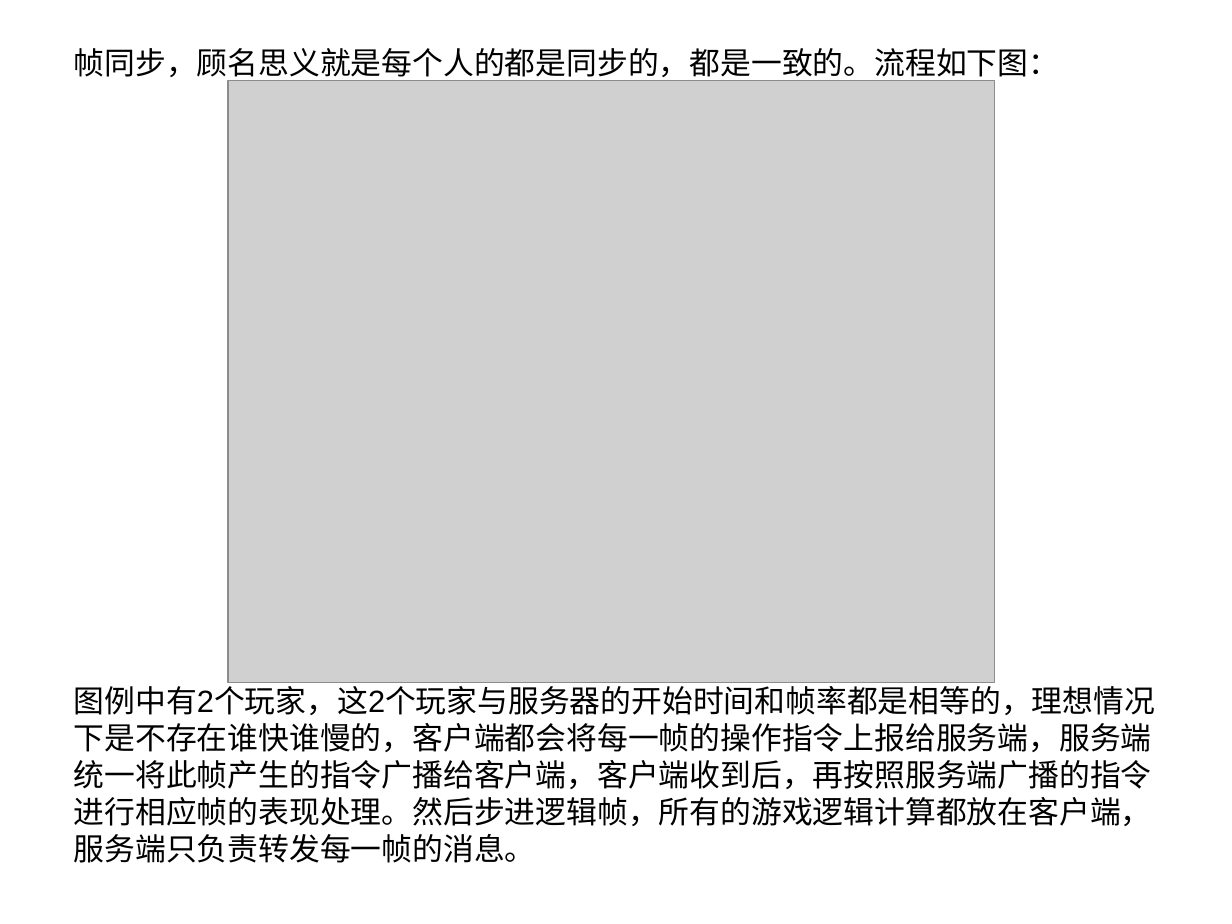
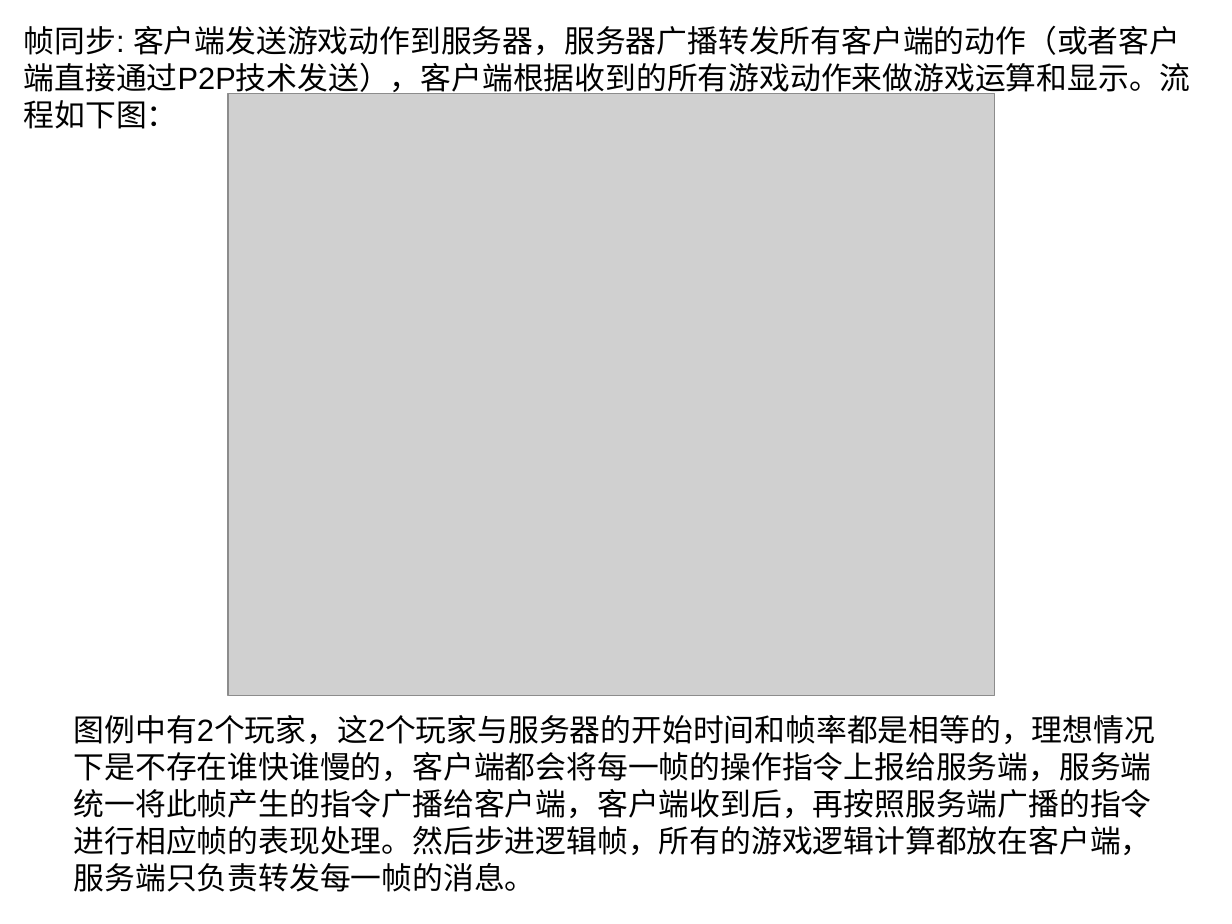
Before and after one commit to cyk88888888/LockStep-StateSynchronization, a slide deck: slide 4 of 浅析帧同步和状态同步.ppt. Drawn at 1232x924 pixels with LibreOffice and Linux fonts; fonts in the diff are those of the drawing; grey boxes stand for pictures. Boxes give left, top, right and bottom in pixels: in the first picture for what was removed or moved away, otherwise in the second. Text is boxed around its words. In the diff, an @@ line names an element or a change of style, - is before the commit and + after.

```diff
--- a/浅析帧同步和状态同步.ppt
+++ b/浅析帧同步和状态同步.ppt
@@ text added at [24, 25, 1191, 129], 18 pt, text #000000 @@
+帧同步: 客户端发送游戏动作到服务器，服务器广播转发所有客户端的动作（或者客户端直接通过P2P技术发送），客户端根据收到的所有游戏动作来做游戏运算和显示。流程如下图：
@@ title removed at [74, 48, 1060, 82] @@
-帧同步，顾名思义就是每个人的都是同步的，都是一致的。流程如下图：
@@ picture: place and size @@
-picture at [228, 80, 994, 683]
+picture at [228, 94, 994, 696]
@@ text "图例中有2个玩家，这2个玩家与服务器的开始时间和帧率都是相等的，理想情况下是不存在谁快谁慢的，客户端都会将每一帧的操作指 ..." rewrapped from [74, 681, 1155, 863] to [74, 715, 1155, 892] @@
```
Also in this commit, not shown: 3 other slides changed, 1 slide added, 2 slides removed, 1 other file.
